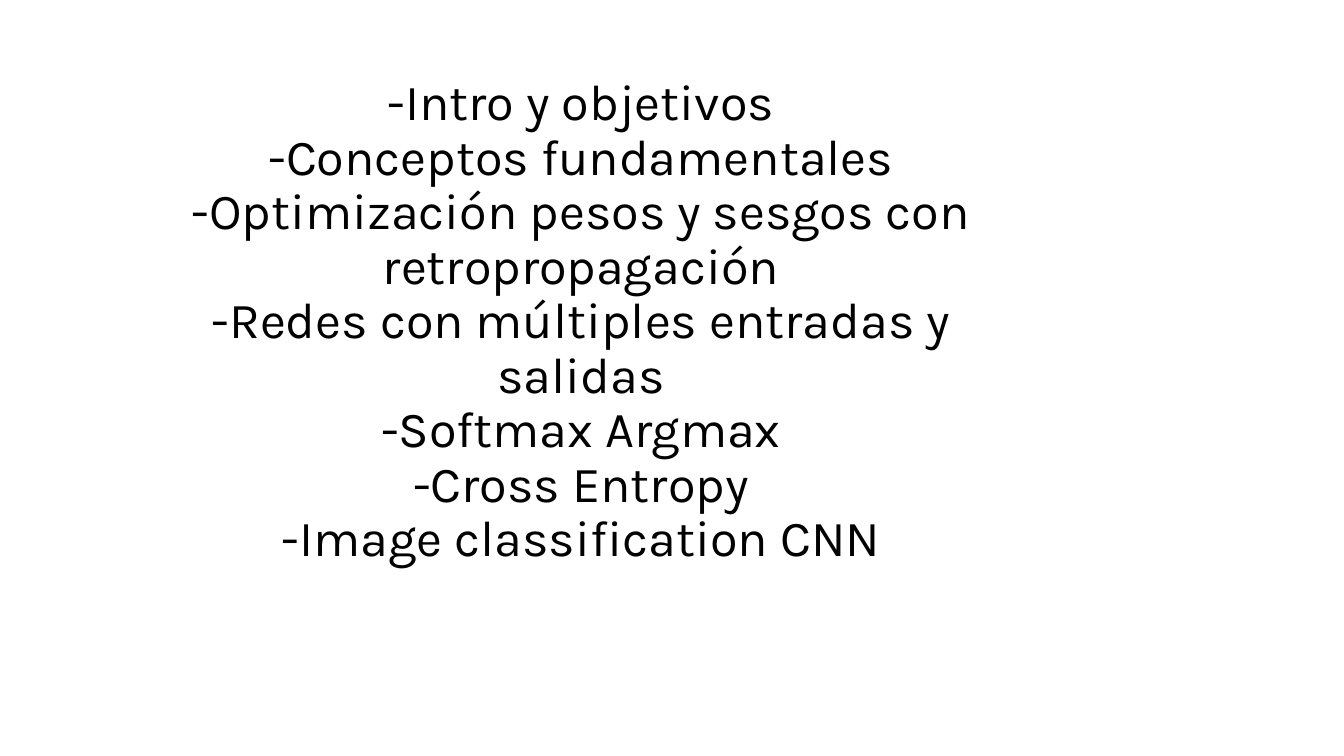
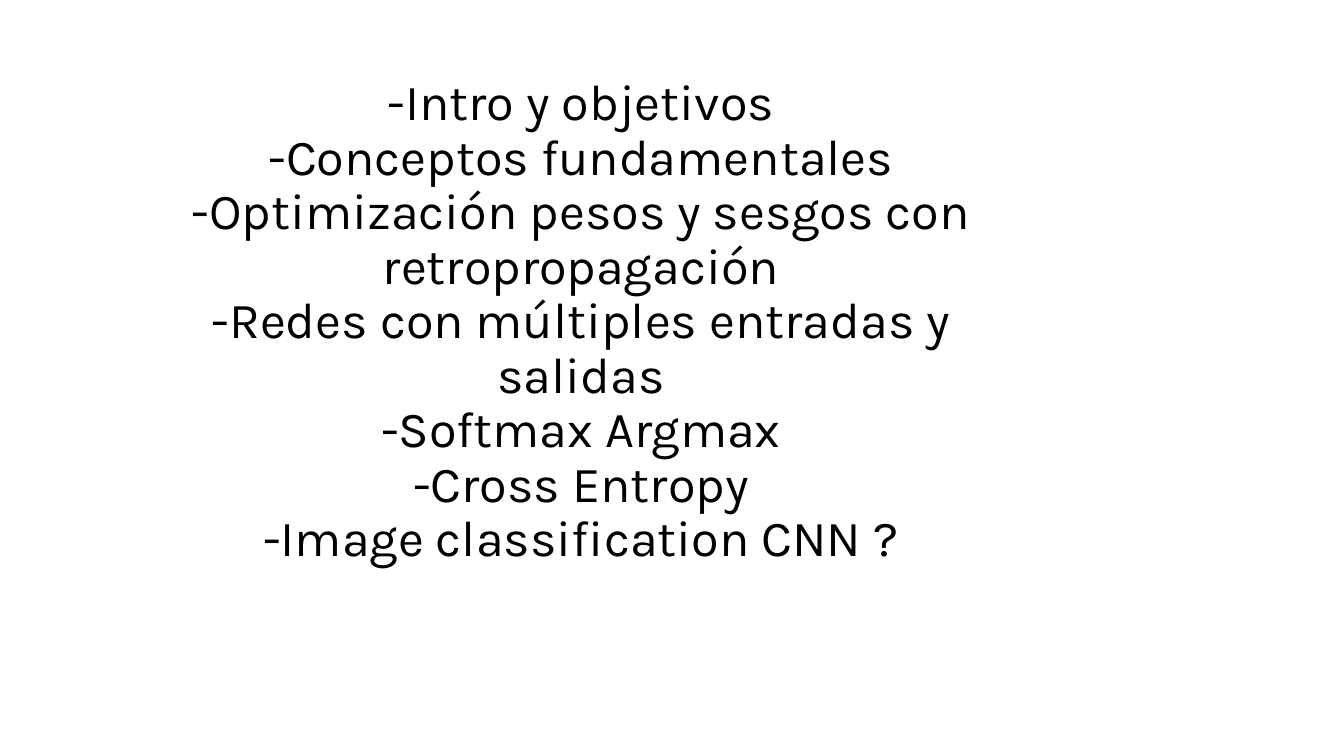
Before and after one commit to AISC-Madrid/workshop-materials, a slide deck: slide 1 of Neural Networks/Slides.pptx. Drawn at 1344x756 pixels with LibreOffice and Linux fonts; fonts in the diff are those of the drawing. Boxes give left, top, right and bottom in pixels: in the first picture for what was removed or moved away, otherwise in the second. Text is boxed around its words. In the diff, an @@ line names an element or a change of style, - is before the commit and + after.

Commit message:
End intro y basics section

```diff
--- a/Neural Networks/Slides.pptx
+++ b/Neural Networks/Slides.pptx
@@ title at box(192, 85, 970, 569): text changed @@
--Intro y objetivos
--Conceptos fundamentales
--Optimización pesos y sesgos con retropropagación
--Redes con múltiples entradas y salidas
--Softmax Argmax
--Cross Entropy
--Image classification CNN
+-Intro y objetivos
+-Conceptos fundamentales
+-Optimización pesos y sesgos con retropropagación
+-Redes con múltiples entradas y salidas
+-Softmax Argmax
+-Cross Entropy
+-Image classification CNN ?
```
Also in this commit, not shown: 5 other slides changed, 8 slides added, 3 slides removed, 9 other files.
